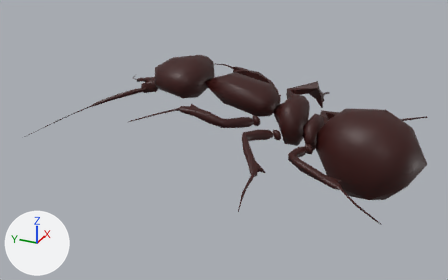
The Blender file Assets/blender/animals/ant/ant.blend: old version first, new version second.
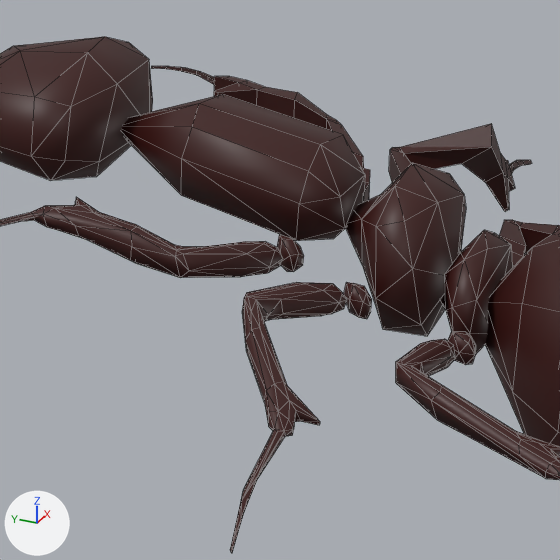
Each version appears first whole from a 50 mm camera at (-2.426, -0.745, 1.152) aimed at (-0.066, 0.317, -0.028), and next in a close-up on the part from 38% to 76% of the width and 16% to 76% of the height. Arrows for +X, +Y and +Z are at lower left; the lights stay in place. The close-ups show mesh edges as thin lines.

The older version as bpy lines, for what is in view:
```python
me_cube_001 = bpy.data.meshes.new('Cube.001')
me_cube_001.from_pydata(...)  # 20 vertices, 18 faces; spans x -1.0..1.0, y -0.35..0.76, z -0.74..1.67
me_cube_001.polygons.foreach_set('use_smooth', [True] * 18)
me_cube_001.materials.append(mat_material_001)  # dark red #390b07
me_cube_002 = bpy.data.meshes.new('Cube.002')
me_cube_002.from_pydata(...)  # 20 vertices, 18 faces; spans x -1.0..1.0, y -0.45..2.44, z -0.28..2.43
me_cube_002.polygons.foreach_set('use_smooth', [True] * 18)
me_cube_002.materials.append(mat_material_001)  # dark red #390b07
me_cube_011 = bpy.data.meshes.new('Cube.011')
me_cube_011.from_pydata(...)  # 60 vertices, 60 faces; spans x -1.0..2.4, y -34.8..1.6, z -1.0..5.1
me_cube_011.materials.append(mat_material_001)  # dark red #390b07
ob_cube = bpy.data.objects.new('Cube', me_cube_001)
ob_cube.location = (0.0, 0.0, 0.052)
ob_cube.scale = (0.142, 0.142, 0.108)
_m = ob_cube.modifiers.new('Subdivision', 'SUBSURF')
_m.levels = 2
_m = ob_cube.modifiers.new('Decimate', 'DECIMATE')
_m.ratio = 0.0879
ob_cube_001 = bpy.data.objects.new('Cube.001', me_cube_002)
ob_cube_001.location = (0.0, 0.142, 0.097)
ob_cube_001.scale = (0.126, 0.126, 0.0769)
_m = ob_cube_001.modifiers.new('Subdivision', 'SUBSURF')
_m.levels = 2
_m = ob_cube_001.modifiers.new('Decimate', 'DECIMATE')
_m.ratio = 0.0879
ob_cube_010 = bpy.data.objects.new('Cube.010', me_cube_011)
ob_cube_010.location = (0.195, -0.074, 0.0)
ob_cube_010.rotation_euler = (0.0, 0.0, 0.33)  # degrees (0, 0, 19)
ob_cube_010.scale = (0.0766, 0.0146, 0.0146)
# also in view: 'Cube.002' at (0.001, -0.064, 0.056); 'Cube.004' at (0.0, -0.334, -0.001); 'Cube.014' at (0.279, 0.363, 0.153); 'Cube.012' at (-0.345, -0.273, 0.026); 'Cube.006' at (0.413, 0.066, 0.081)
```
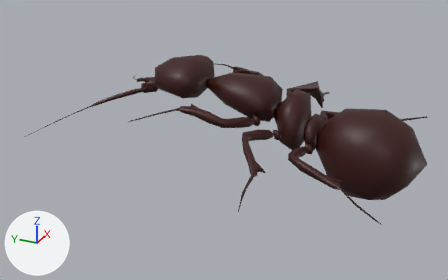
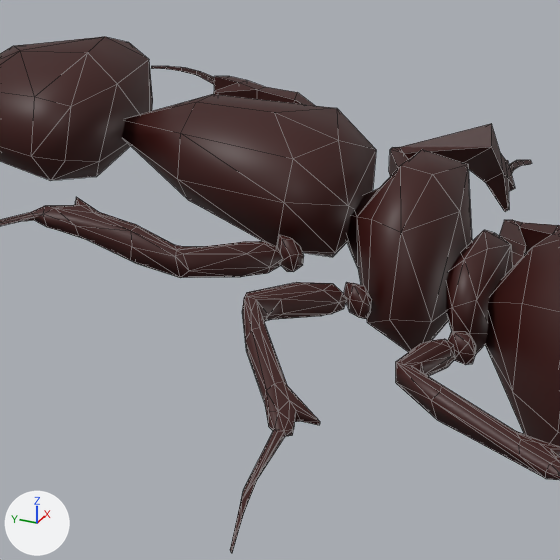
What differs and where, as boxes [x1, y1, x2, y2] in the close-ups (560 x 560 px; the box of a moved part takes in the faces that stretch with it):
```json
{"object": "Cube.001", "change": "reshaped", "before": [122, 94, 365, 241], "after": [122, 94, 376, 257], "on screen": "11% taller"}
{"object": "Cube", "change": "reshaped", "before": [346, 163, 466, 336], "after": [347, 149, 472, 352], "on screen": "17% taller"}
{"part": 2, "of": "me_cube_002", "change": "moved or reshaped", "before": [181, 94, 365, 241], "after": [178, 94, 376, 257]}
```

The change, as JSON lines over the scene's bpy script:
```json
{"block": "me_cube_001", "where": "# used by ob_cube; location = (0.0, 0.0, 0.052); scale = (0.142, 0.142, 0.108)"}
{"op": "remove", "block": "me_cube_001", "code": "me_cube_001.from_pydata(...)  # 20 vertices, 18 faces; spans x -1.0..1.0, y -0.35..0.76, z -0.74..1.67"}
{"op": "add", "block": "me_cube_001", "code": "me_cube_001.from_pydata(...)  # 20 vertices, 18 faces; spans x -1.3..1.3, y -0.42..0.82, z -1.08..1.8"}
{"block": "me_cube_001", "change": "me_cube_001 part 1: 20 of 20 vertices moved; they spanned x -1.0..1.0, y -0.35..0.76, z -0.74..1.67 and now span x -1.3..1.3, y -0.42..0.82, z -1.08..1.8; mean shift (0.0, 0.0, 0.0); largest move (-1.0, -0.23, -0.74) -> (-1.3, -0.26, -1.08)"}
{"block": "me_cube_002", "where": "me_cube_002.from_pydata(...)  # 20 vertices, 18 faces; spans x -1.0..1.0, y -0.45..2.44, z -0.28..2.43"}
{"block": "me_cube_002", "where": "# used by ob_cube_001; location = (0.0, 0.142, 0.097); scale = (0.126, 0.126, 0.0769)"}
{"block": "me_cube_002", "change": "me_cube_002 part 2"}
{"op": "set", "path": "me_cube_002.vertices[0].co", "old": "(-1.0, -0.1, -0.28)", "new": "(-1.33, -0.22, -0.65)"}
{"op": "set", "path": "me_cube_002.vertices[1].co", "old": "(-1.0, -0.1, 2.06)", "new": "(-1.33, -0.22, 2.47)"}
{"op": "set", "path": "me_cube_002.vertices[4].co", "old": "(1.0, -0.1, -0.28)", "new": "(1.33, -0.22, -0.65)"}
{"op": "set", "path": "me_cube_002.vertices[5].co", "old": "(1.0, -0.1, 2.06)", "new": "(1.33, -0.22, 2.47)"}
{"op": "set", "path": "me_cube_002.vertices[16].co", "old": "(-0.31, -0.45, 0.39)", "new": "(-0.41, -0.5, 0.25)"}
{"op": "set", "path": "me_cube_002.vertices[17].co", "old": "(-0.31, -0.45, 1.11)", "new": "(-0.41, -0.5, 1.2)"}
{"op": "set", "path": "me_cube_002.vertices[18].co", "old": "(0.31, -0.45, 0.39)", "new": "(0.41, -0.5, 0.25)"}
{"op": "set", "path": "me_cube_002.vertices[19].co", "old": "(0.31, -0.45, 1.11)", "new": "(0.41, -0.5, 1.2)"}
```
